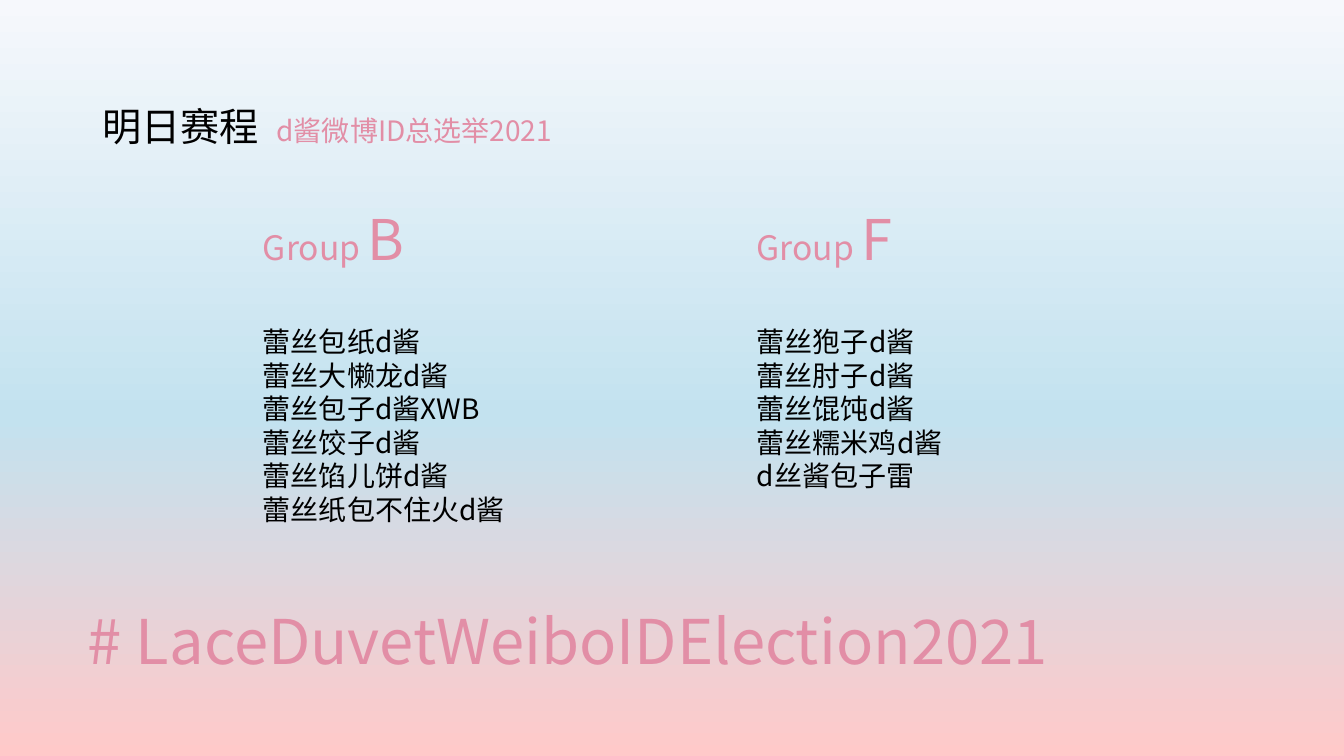
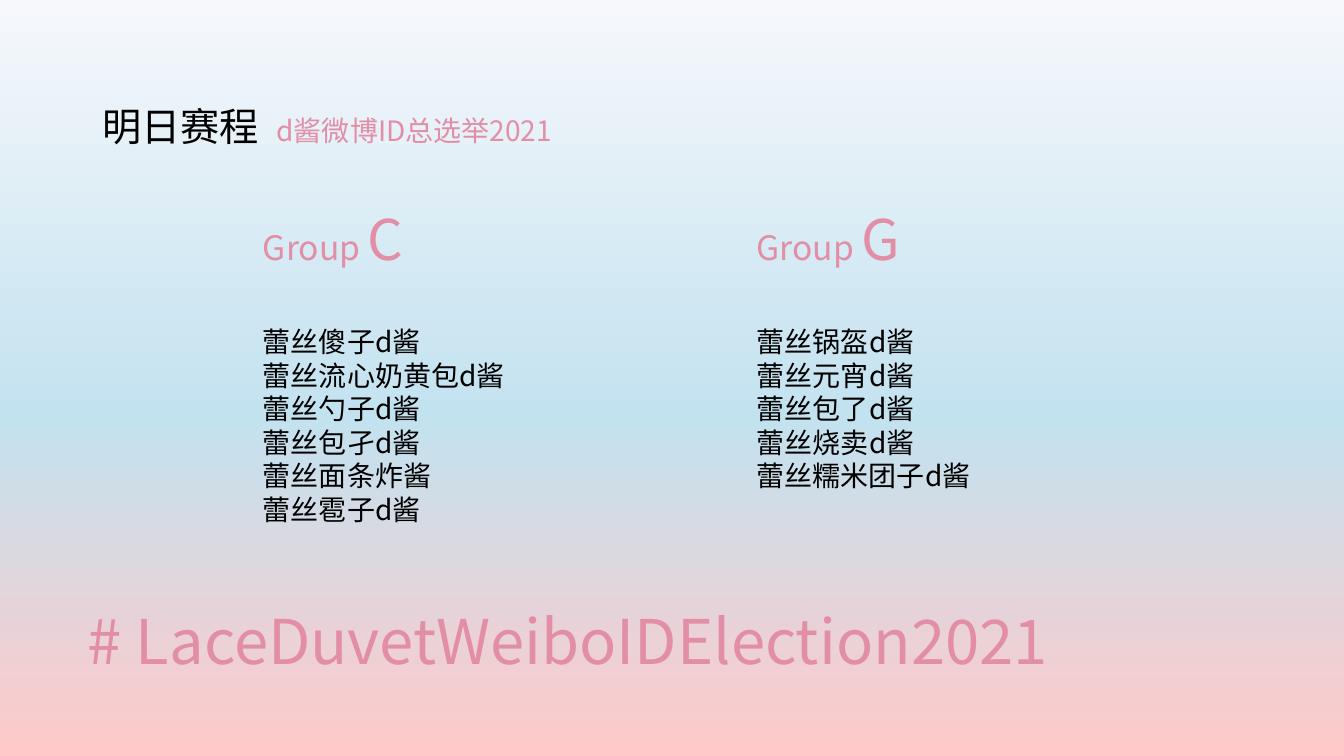
Before and after one commit to yyyeying/LaceDuvetWeiboIDElection2021, a slide deck: slide 6 of documents/race_profile/result_board.pptx (slide 4 before the commit). Drawn at 1344x756 pixels with LibreOffice and Linux fonts; fonts in the diff are those of the drawing. Boxes give left, top, right and bottom in pixels: in the first picture for what was removed or moved away, otherwise in the second. Text is boxed around its words. In the diff, an @@ line names an element or a change of style, - is before the commit and + after.

```diff
--- a/documents/race_profile/result_board.pptx
+++ b/documents/race_profile/result_board.pptx
@@ text at <box>263,218,404,268</box>: text changed @@
-Group B
+Group C
@@ text at <box>757,218,901,268</box>: text changed @@
-Group F
+Group G
@@ text at <box>263,328,505,523</box>: text changed @@
-蕾丝包纸d酱
-蕾丝大懒龙d酱
-蕾丝包子d酱XWB
-蕾丝饺子d酱
-蕾丝馅儿饼d酱
-蕾丝纸包不住火d酱
+蕾丝傻子d酱
+蕾丝流心奶黄包d酱
+蕾丝勺子d酱
+蕾丝包孑d酱
+蕾丝面条炸酱
+蕾丝雹子d酱
@@ text at <box>757,328,971,489</box>: text changed @@
-蕾丝狍子d酱
-蕾丝肘子d酱
-蕾丝馄饨d酱
-蕾丝糯米鸡d酱
-d丝酱包子雷
+蕾丝锅盔d酱
+蕾丝元宵d酱
+蕾丝包了d酱
+蕾丝烧卖d酱
+蕾丝糯米团子d酱
```
Also in this commit, not shown: 3 slides added, 4 other files.
